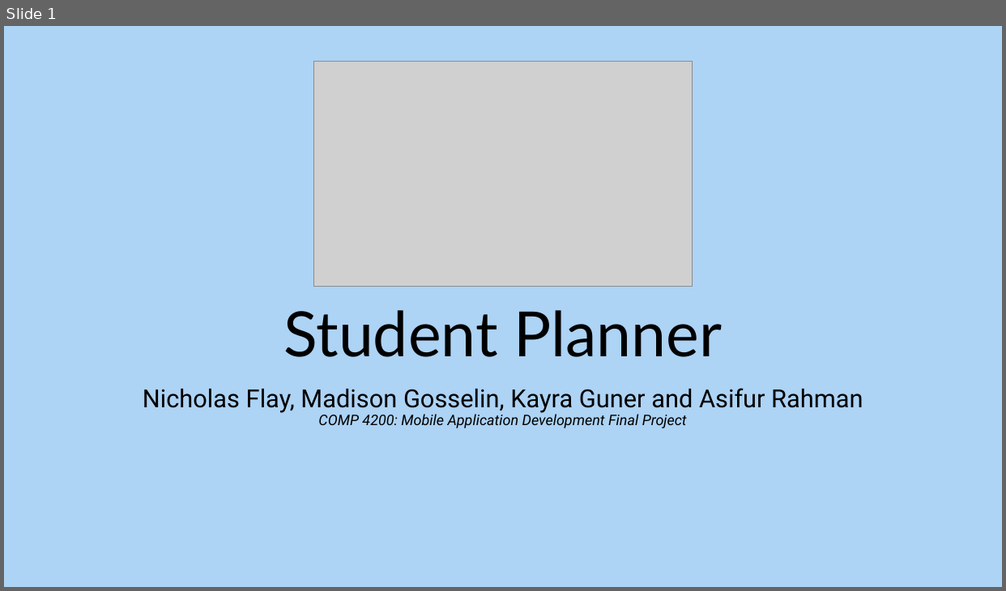
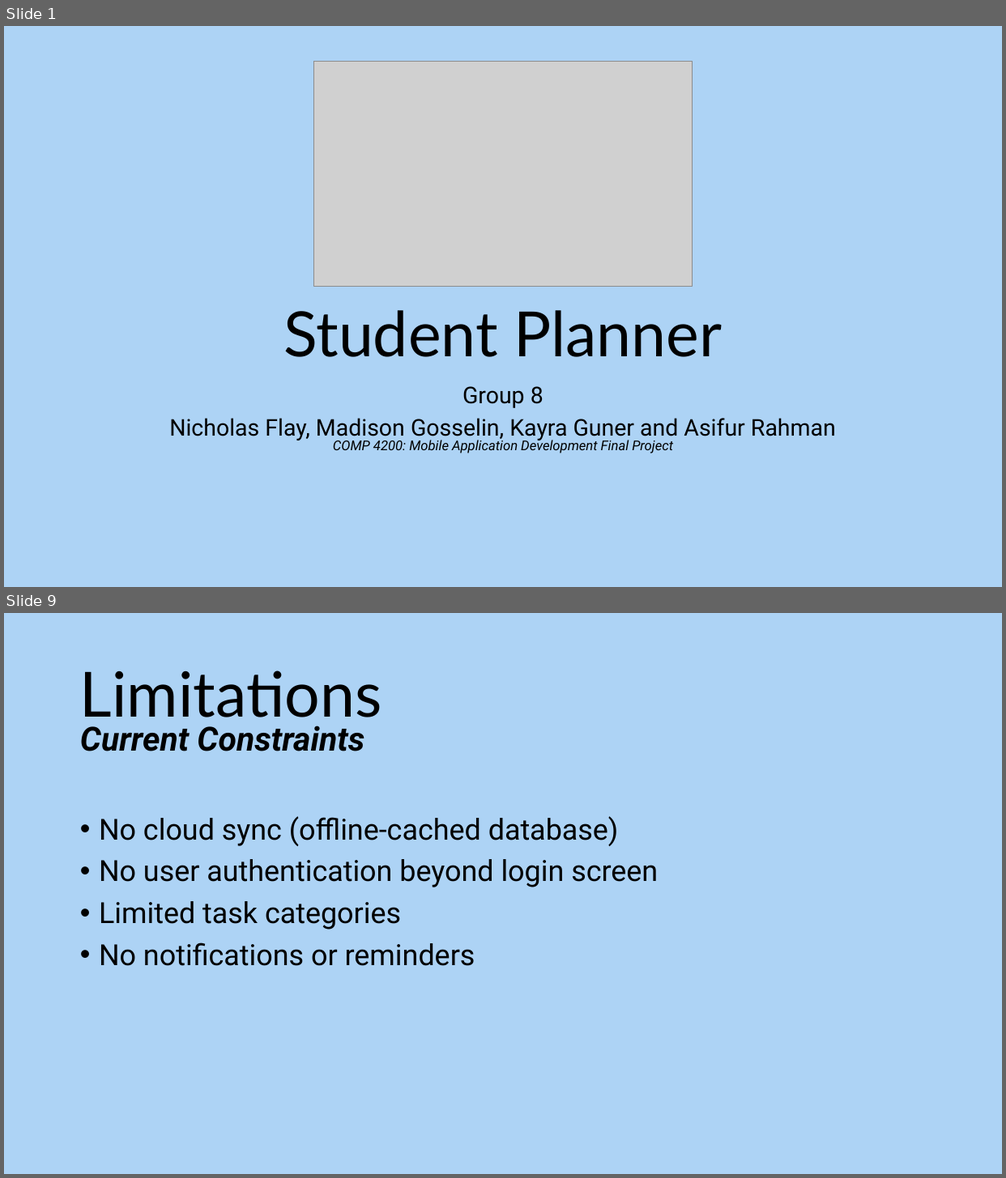
Before and after one commit to MadisonGosselin/COMP4200_StudentPlanner, a slide deck: COMP4200_FinalPresentation.pptx. Shown one above the other, each under a label of ours: slide 1 before the commit, slides 1 and 9 after it; the slides between them are not shown. The pictures are 1006x591 and 1006x1178 pixels, drawn with LibreOffice and Linux fonts; fonts in the diff are those of the drawing; grey boxes stand for pictures. Boxes give left, top, right and bottom in pixels: in the first picture for what was removed or moved away, otherwise in the second. Text is boxed around its words. In the diff, an @@ line names an element or a change of style, - is before the commit and + after.

Commit message:
Add files via upload
Slide text and images added as per requirements.

```diff
--- a/COMP4200_FinalPresentation.pptx
+++ b/COMP4200_FinalPresentation.pptx
@@ slide 9 added at [4,613,1002,1174], background #ADD3F5 @@
@@ title added at [80,671,382,728], 60 pt, text #000000 @@
+Limitations
@@ text added at [80,726,658,966], 28 pt, text #000000 @@
+Current Constraints
+• No cloud sync (offline-cached database)
+• No user authentication beyond login screen
+• Limited task categories
+• No notifications or reminders
@@ slide 1 changed as well @@
@@ subtitle at [462,386,543,408]: paragraph added @@
+Group 8
@@ subtitle at [169,418,836,454]: size 24 to 22.2 pt in "Nicholas Flay, Madison Gosselin, Kayra Guner and ..."; size 14 to 12.9 pt in "COMP 4200: Mobile Application Development Final Project"; line spacing 0.9 to 0.8 @@
```
Also in this commit, not shown: 8 other slides added, 5 slides removed.
